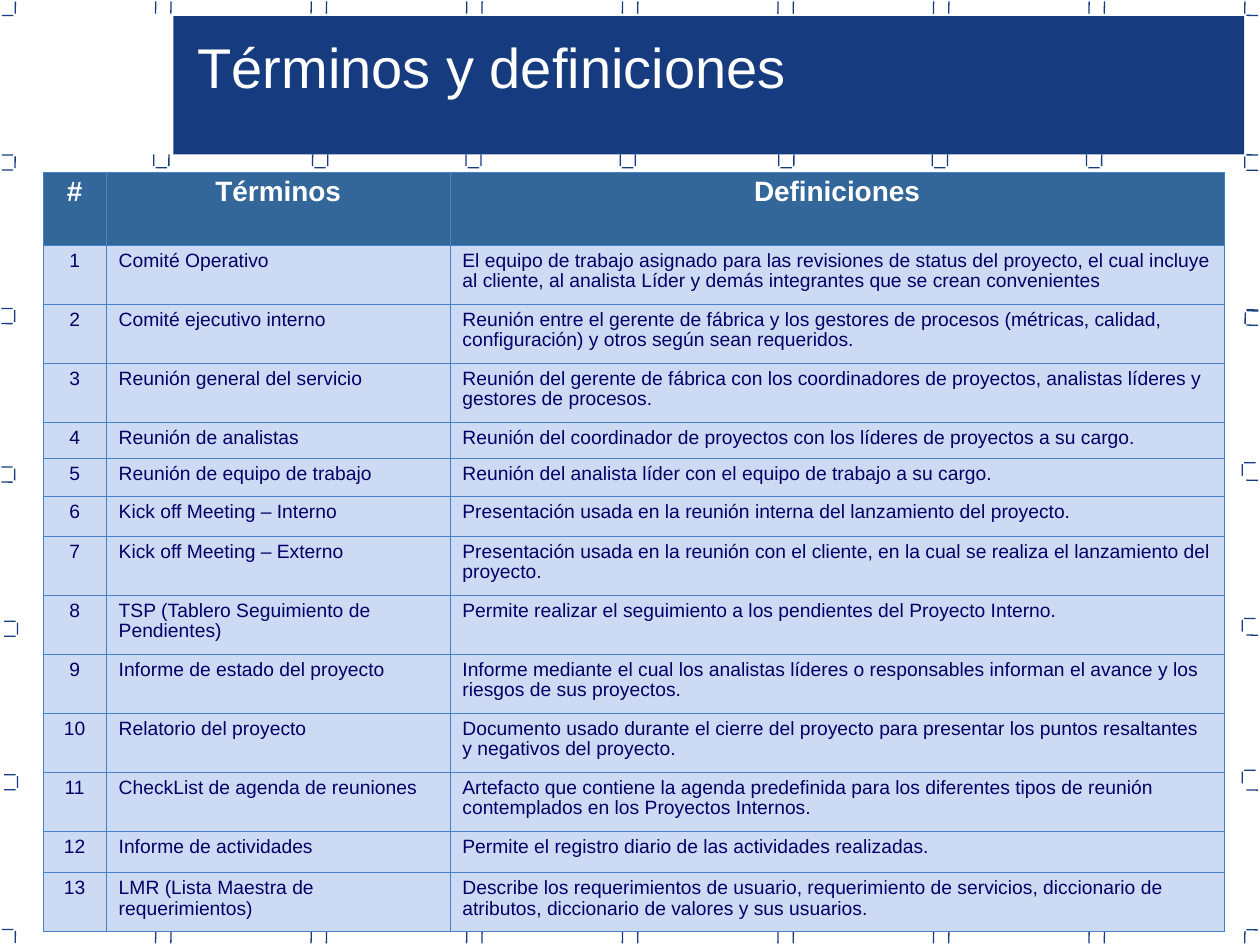
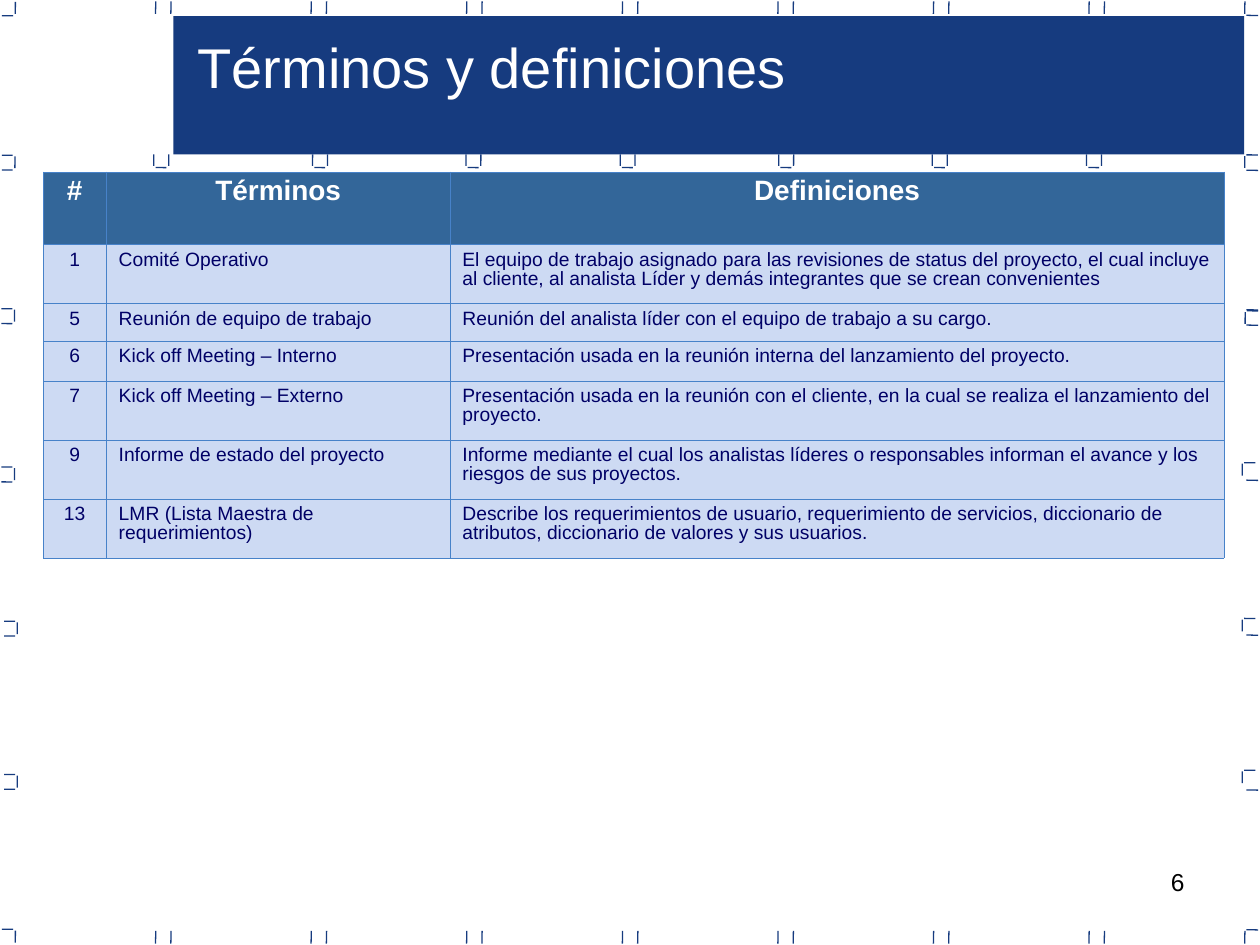
Before and after one commit to jcbv/WilsonStore, a slide deck: slide 6 of Documentacion/Area PP_PMC/Proceso de gestion de proyectos PP-PMC.ppt. Drawn at 1260x945 pixels with LibreOffice and Linux fonts; fonts in the diff are those of the drawing. Boxes give left, top, right and bottom in pixels: in the first picture for what was removed or moved away, otherwise in the second. Text is boxed around its words. In the diff, an @@ line names an element or a change of style, - is before the commit and + after.

Commit message:
Plan de gestion de proyectos

```diff
--- a/Documentacion/Area PP_PMC/Proceso de gestion de proyectos PP-PMC.ppt
+++ b/Documentacion/Area PP_PMC/Proceso de gestion de proyectos PP-PMC.ppt
@@ table at box(43, 171, 1223, 557) @@
-row 3: 2 | Comité ejecutivo interno | Reunión entre el gerente de fábrica y los gestores de procesos (métricas, calidad, configuración) y otros según sean requeridos.
-row 4: 3 | Reunión general del servicio | Reunión del gerente de fábrica con los coordinadores de proyectos, analistas líderes y gestores de procesos.
-row 5: 4 | Reunión de analistas | Reunión del coordinador de proyectos con los líderes de proyectos a su cargo.
-row 9: 8 | TSP (Tablero Seguimiento de Pendientes) | Permite realizar el seguimiento a los pendientes del Proyecto Interno.
-row 11: 10 | Relatorio del proyecto | Documento usado durante el cierre del proyecto para presentar los puntos resaltantes y negativos del proyecto.
-row 12: 11 | CheckList de agenda de reuniones | Artefacto que contiene la agenda predefinida para los diferentes tipos de reunión contemplados en los Proyectos Internos.
-row 13: 12 | Informe de actividades | Permite el registro diario de las actividades realizadas.
@@ page number rewrapped from box(1171, 872, 1185, 873) to box(1171, 874, 1185, 892) @@
```
Also in this commit, not shown: 31 other slides changed.
